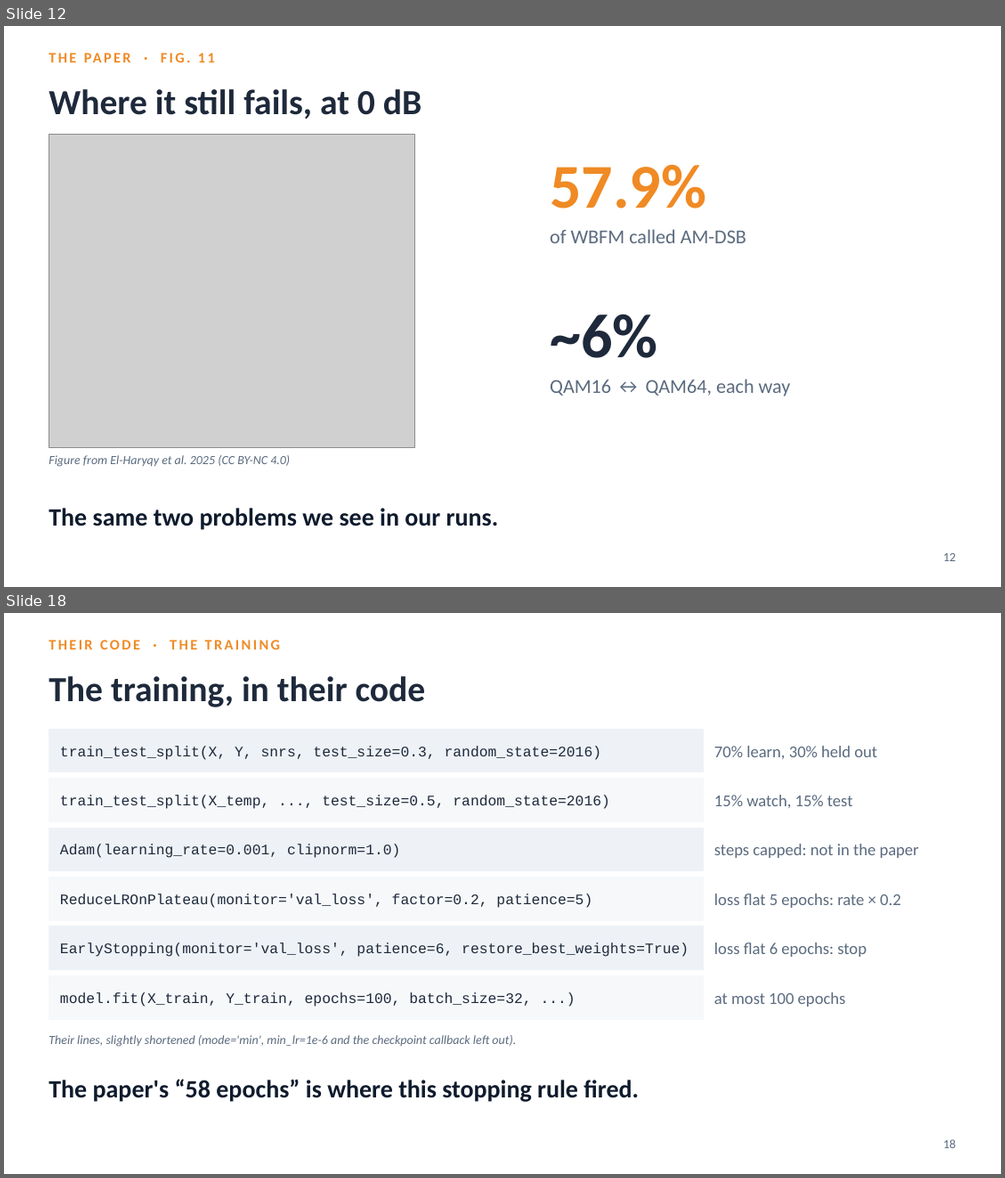
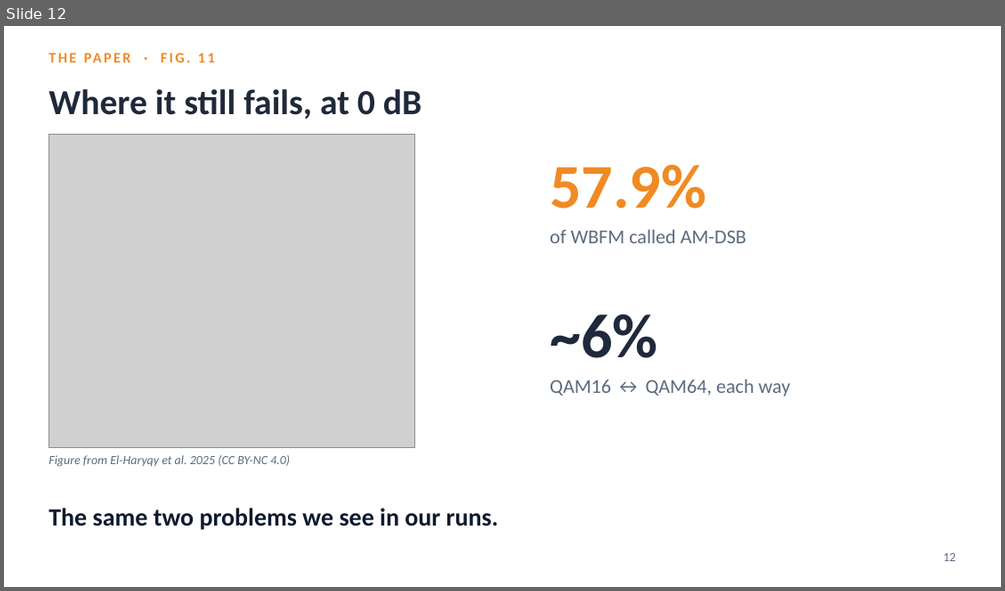
Before and after one commit to YusufBilo78/amc, a slide deck: deck/moshe_paper_icrnna.pptx. Shown one above the other, each under a label of ours: slides 12 and 18 before the commit, slide 12 after it; the slides between them are not shown. The pictures are 1005x1178 and 1005x591 pixels, drawn with LibreOffice and Linux fonts; fonts in the diff are those of the drawing; grey boxes stand for pictures. Boxes give left, top, right and bottom in pixels: in the first picture for what was removed or moved away, otherwise in the second. Text is boxed around its words. In the diff, an @@ line names an element or a change of style, - is before the commit and + after.

```diff
--- a/deck/moshe_paper_icrnna.pptx
+++ b/deck/moshe_paper_icrnna.pptx
@@ slide 18 removed at bbox=[4, 613, 1001, 1174], background #FFFFFF @@
@@ text removed at bbox=[48, 640, 280, 649] @@
-THEIR CODE · THE TRAINING
@@ text removed at bbox=[48, 676, 426, 707] @@
-The training, in their code
@@ rectangle removed at bbox=[48, 729, 704, 772] @@
@@ text removed at bbox=[60, 746, 602, 760] @@
-train_test_split(X, Y, snrs, test_size=0.3, random_state=2016)
@@ text removed at bbox=[714, 746, 877, 759] @@
-70% learn, 30% held out
@@ rectangle removed at bbox=[48, 779, 704, 821] @@
@@ text removed at bbox=[60, 795, 610, 809] @@
-train_test_split(X_temp, ..., test_size=0.5, random_state=2016)
@@ text removed at bbox=[714, 795, 853, 808] @@
-15% watch, 15% test
@@ rectangle removed at bbox=[48, 827, 704, 871] @@
@@ text removed at bbox=[60, 844, 401, 858] @@
-Adam(learning_rate=0.001, clipnorm=1.0)
@@ text removed at bbox=[714, 844, 919, 858] @@
-steps capped: not in the paper
@@ rectangle removed at bbox=[48, 877, 704, 920] @@
@@ text removed at bbox=[60, 893, 592, 908] @@
-ReduceLROnPlateau(monitor='val_loss', factor=0.2, patience=5)
@@ text removed at bbox=[714, 893, 901, 908] @@
-loss flat 5 epochs: rate × 0.2
@@ rectangle removed at bbox=[48, 926, 704, 970] @@
@@ text removed at bbox=[60, 942, 688, 957] @@
-EarlyStopping(monitor='val_loss', patience=6, restore_best_weights=True)
@@ text removed at bbox=[714, 942, 866, 957] @@
-loss flat 6 epochs: stop
@@ rectangle removed at bbox=[48, 976, 704, 1019] @@
@@ text removed at bbox=[60, 992, 531, 1006] @@
-model.fit(X_train, Y_train, epochs=100, batch_size=32, ...)
@@ text removed at bbox=[714, 992, 846, 1006] @@
-at most 100 epochs
@@ text removed at bbox=[48, 1035, 516, 1046] @@
-Their lines, slightly shortened (mode='min', min_lr=1e-6 and the checkpoint callback left out).
@@ text removed at bbox=[48, 1078, 639, 1102] @@
-The paper's “58 epochs” is where this stopping rule fired.
@@ text removed at bbox=[943, 1139, 955, 1148] @@
-18
```
Also in this commit, not shown: 7 slides changed, 3 slides added, 6 other slides removed, 5 other files.
